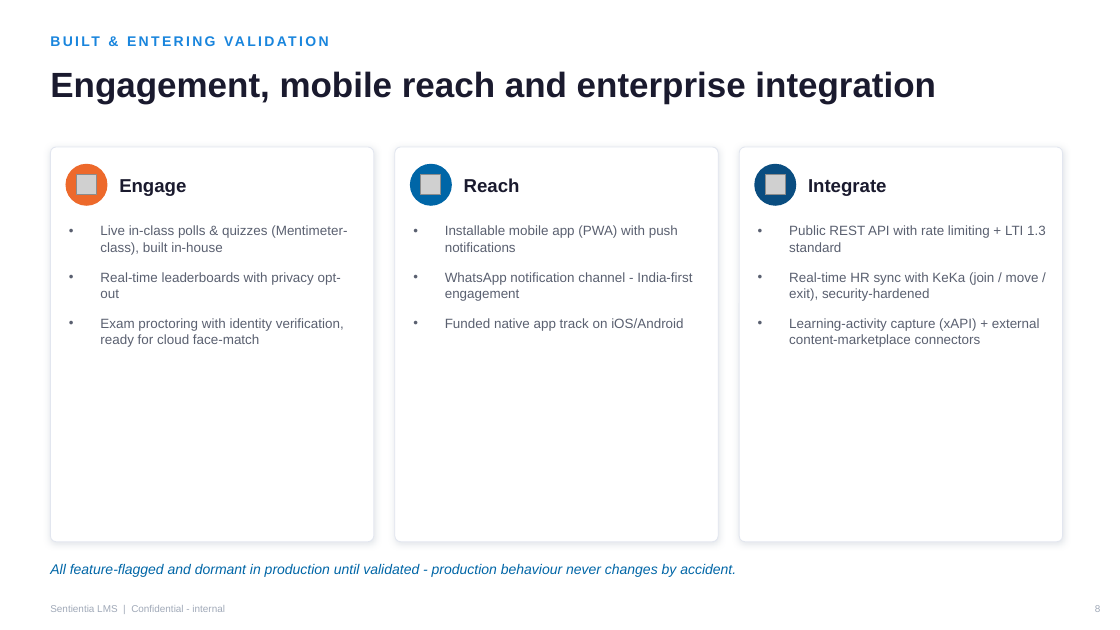
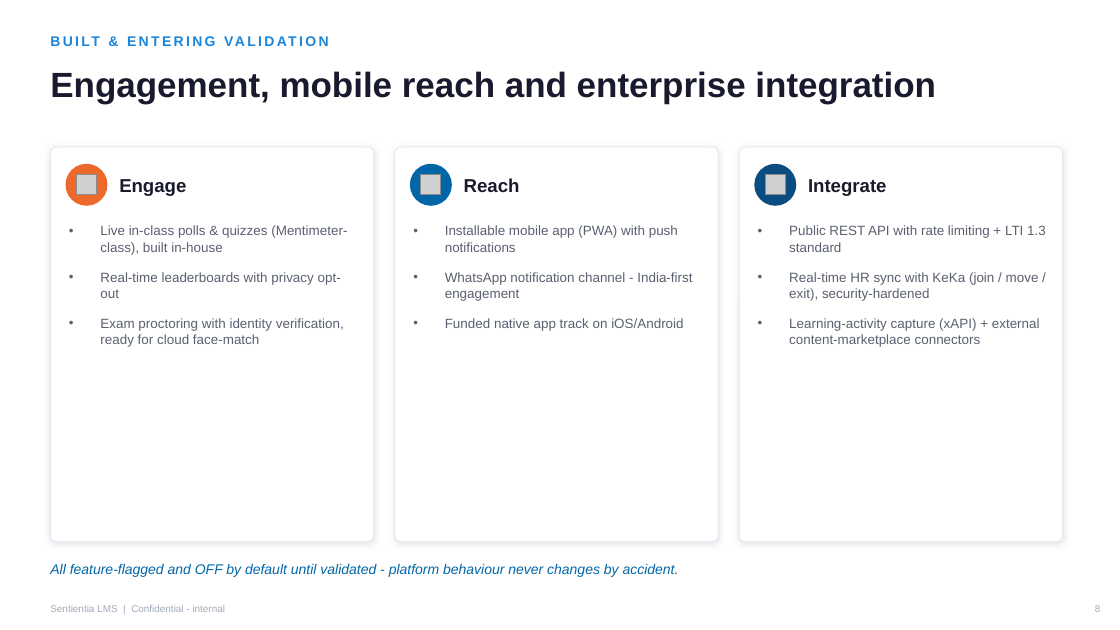
Before and after one commit to nitin-rajput-learning-tech/Airpay-Academy2.0, a slide deck: slide 8 of moodle-enhancement/docs/business/SENTIENTIA-EXECUTIVE-DECK-2026-08-21.pptx. Drawn at 1120x630 pixels with LibreOffice and Linux fonts; fonts in the diff are those of the drawing; grey boxes stand for pictures. Boxes give left, top, right and bottom in pixels: in the first picture for what was removed or moved away, otherwise in the second. Text is boxed around its words. In the diff, an @@ line names an element or a change of style, - is before the commit and + after.

```diff
--- a/moodle-enhancement/docs/business/SENTIENTIA-EXECUTIVE-DECK-2026-08-21.pptx
+++ b/moodle-enhancement/docs/business/SENTIENTIA-EXECUTIVE-DECK-2026-08-21.pptx
@@ text at (50,564,679,577): text changed @@
-All feature-flagged and dormant in production until validated - production behaviour never changes by accident.
+All feature-flagged and OFF by default until validated - platform behaviour never changes by accident.
```
Also in this commit, not shown: 9 other slides changed, 1 other file.
